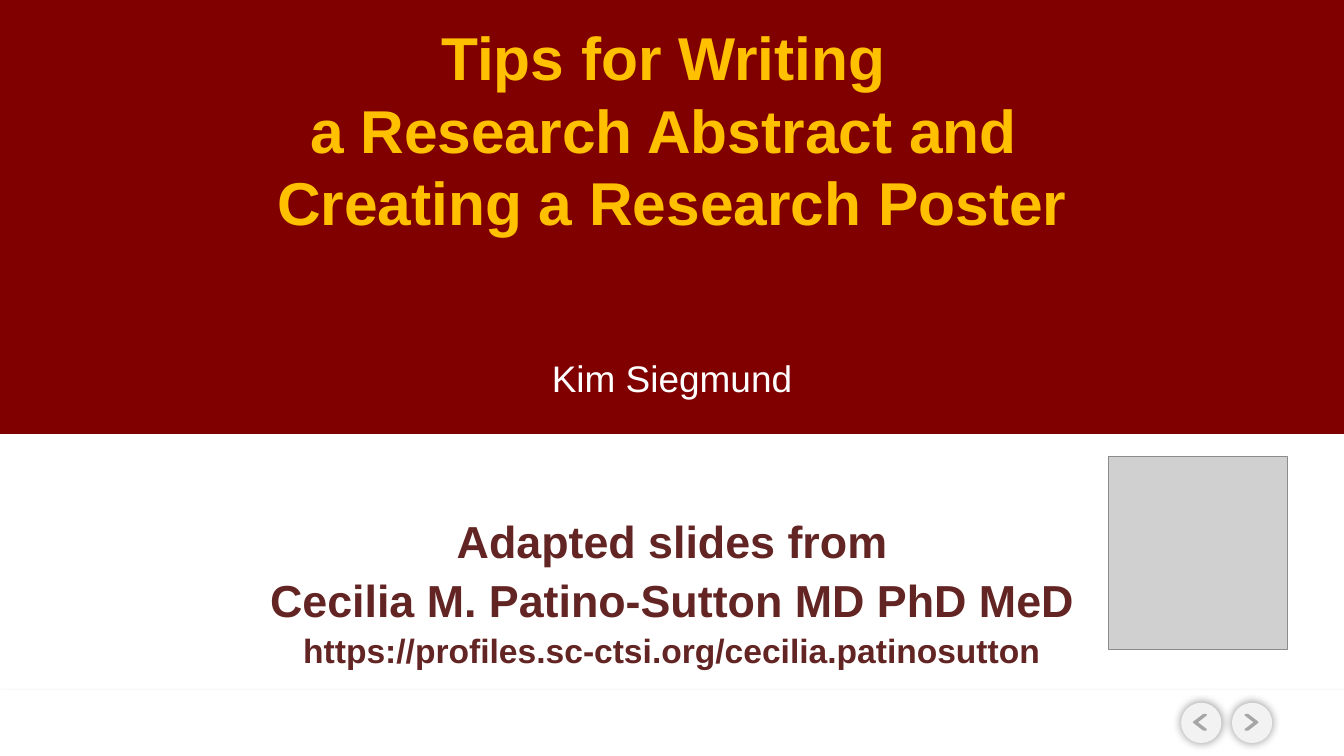
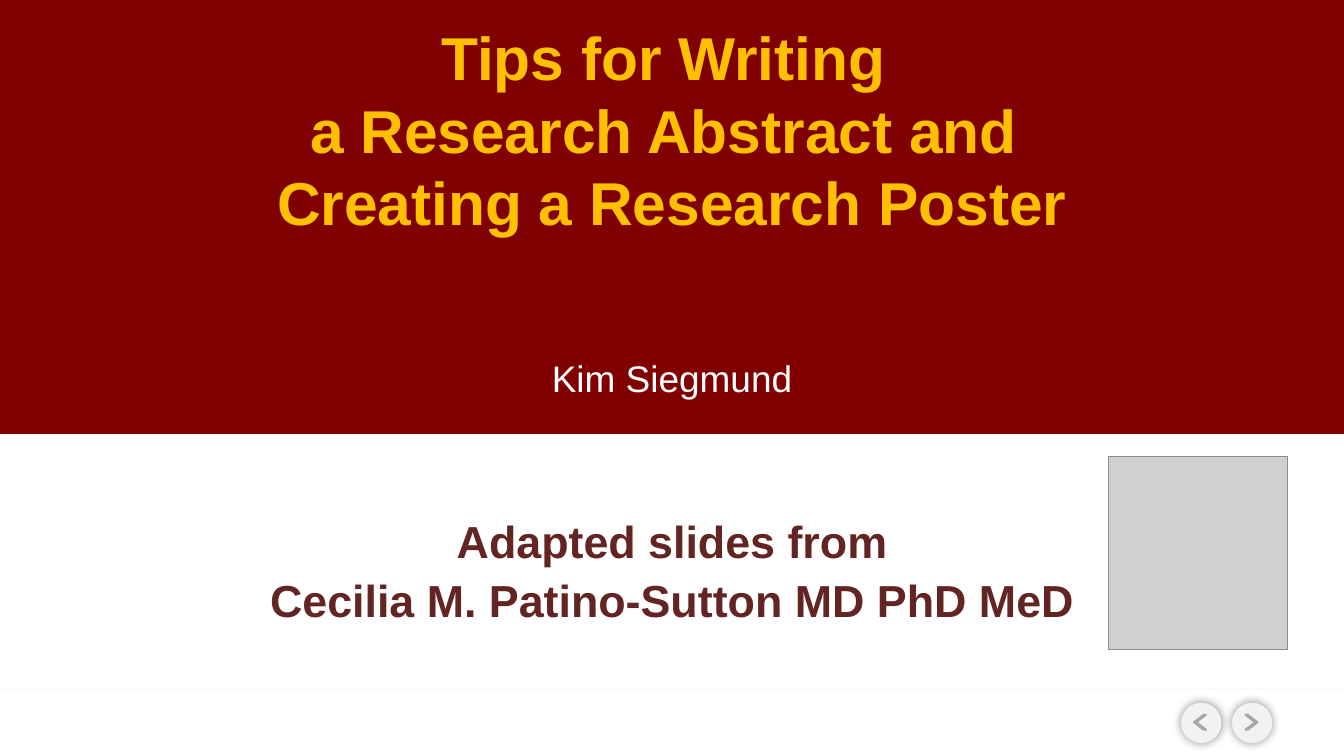
Before and after one commit to USCbiostats/LAsBEST, a slide deck: slide 1 of google-drive/week04/2Tues/1_Writing a Research Abstract and Poster Presentation.pptx. Drawn at 1344x756 pixels with LibreOffice and Linux fonts; fonts in the diff are those of the drawing; grey boxes stand for pictures; background and template pictures are left out. Boxes give left, top, right and bottom in pixels: in the first picture for what was removed or moved away, otherwise in the second. Text is boxed around its words. In the diff, an @@ line names an element or a change of style, - is before the commit and + after.

Commit message:
update w04 Tues research poster .pptx and .pdf

```diff
--- a/google-drive/week04/2Tues/1_Writing a Research Abstract and Poster Presentation.pptx
+++ b/google-drive/week04/2Tues/1_Writing a Research Abstract and Poster Presentation.pptx
@@ subtitle at (x1=303, y1=638, x2=1040, y2=669): paragraph removed @@
-https://profiles.sc-ctsi.org/cecilia.patinosutton
```
Also in this commit, not shown: 3 other slides changed, 1 other file.
